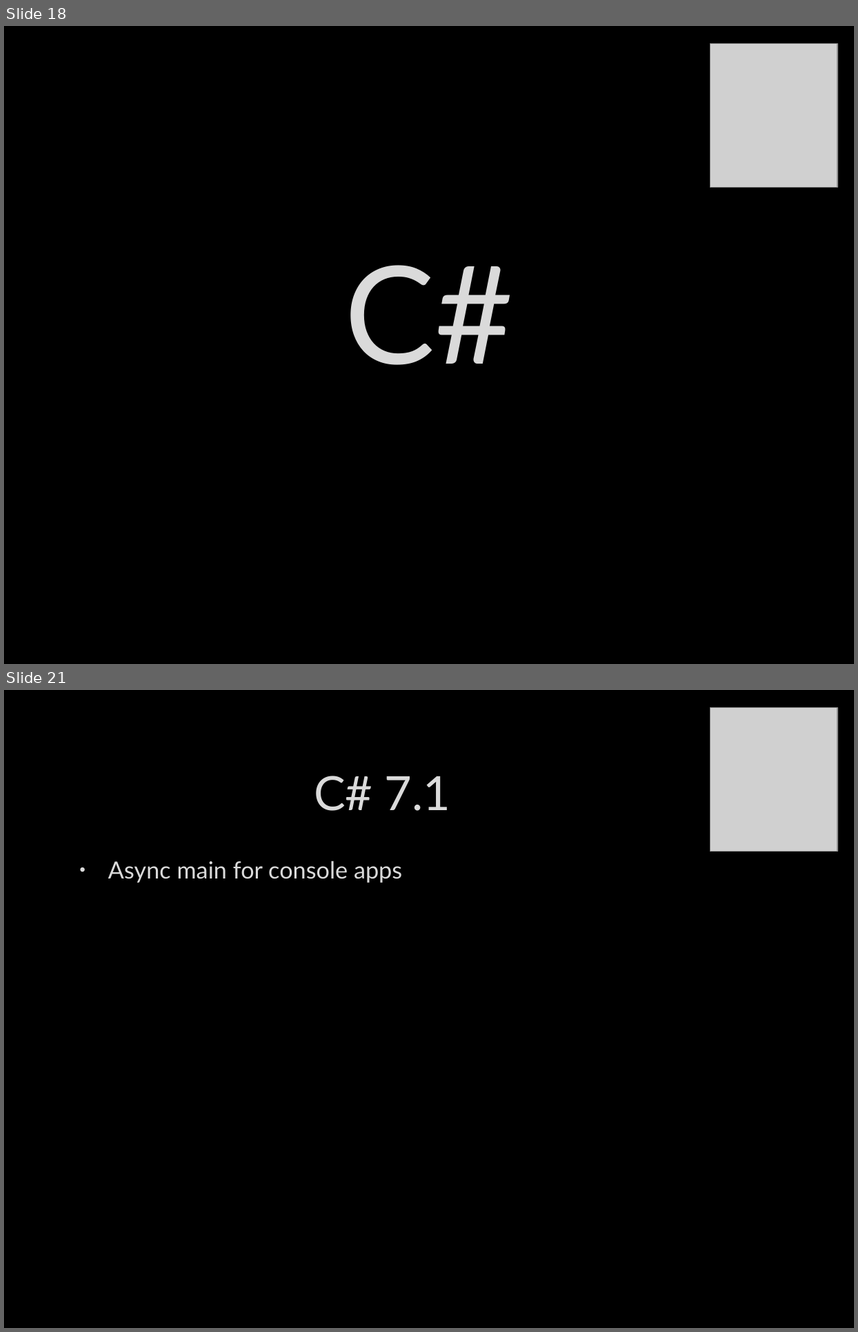
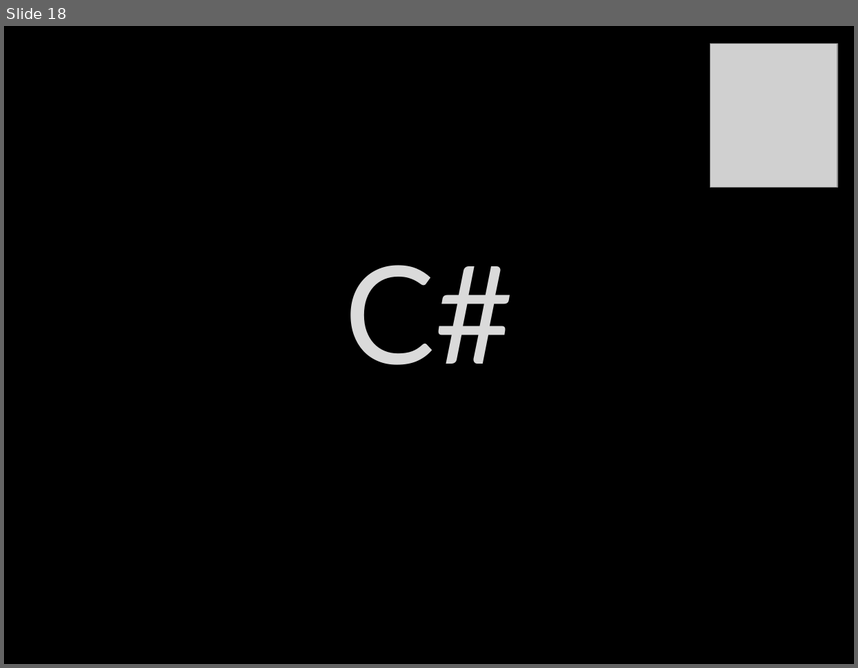
Before and after one commit to itenium-be/CSharp-JavaScript-New-Features, a slide deck: Slides.pptx. Shown one above the other, each under a label of ours: slides 18 and 21 before the commit, slide 18 after it; the slides between them are not shown. The pictures are 858x1332 and 858x668 pixels, drawn with LibreOffice and Linux fonts; fonts in the diff are those of the drawing; grey boxes stand for pictures; background and template pictures are left out. Boxes give left, top, right and bottom in pixels: in the first picture for what was removed or moved away, otherwise in the second. Text is boxed around its words. In the diff, an @@ line names an element or a change of style, - is before the commit and + after.

```diff
--- a/Slides.pptx
+++ b/Slides.pptx
@@ slide 21 removed at (4,690,854,1328), background picture (left out) @@
@@ picture removed at (711,708,838,851) @@
@@ title removed at (314,776,450,811) @@
-C# 7.1
@@ text removed at (108,860,402,883) @@
-• Async main for console apps
```
Also in this commit, not shown: 2 slides changed, 16 slides added, 1 other slide removed, 4 other files.
